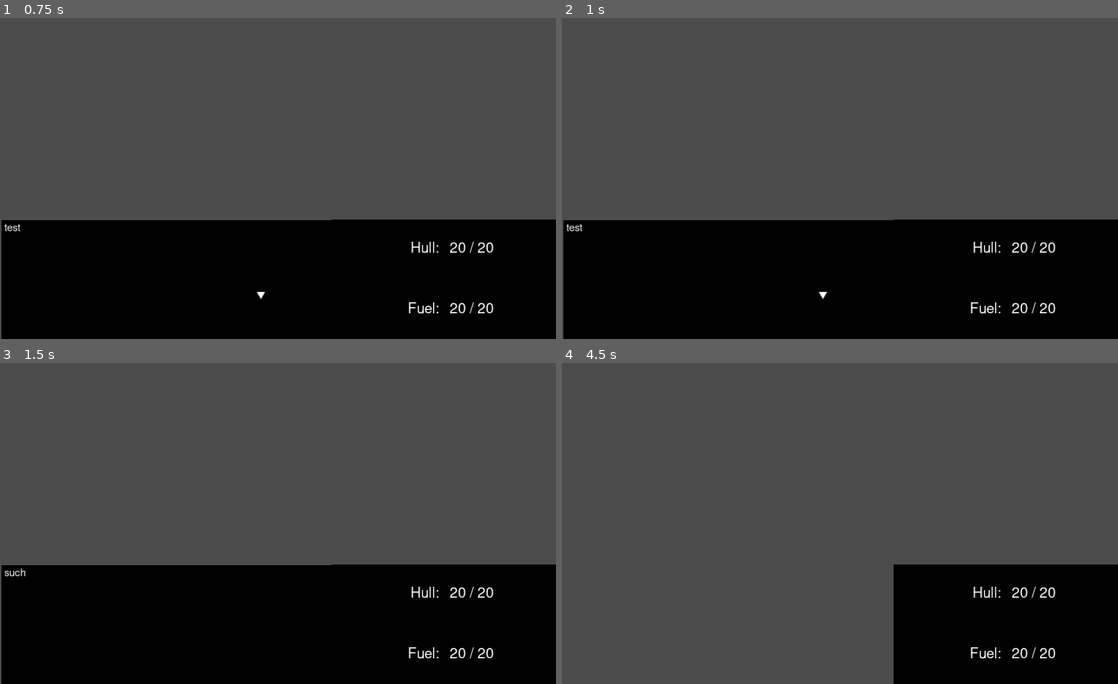
Above: before the commit, frames 1-4 (two rows, left to right).
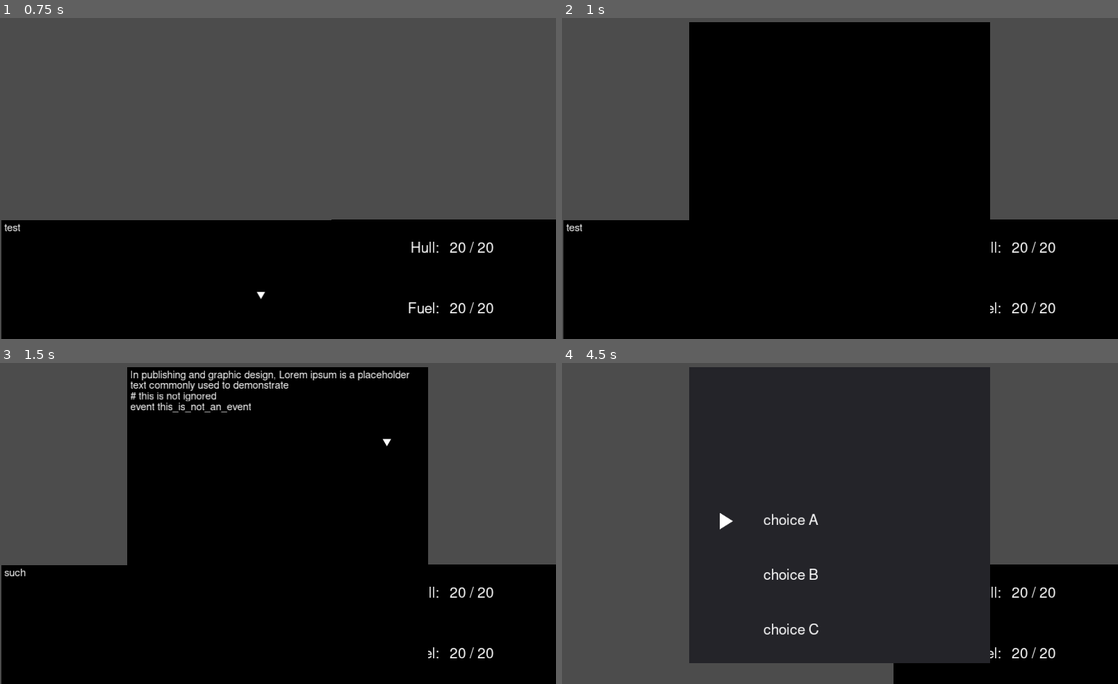
Above: after the commit, the same moments.

Repository: silverweed/ggj20
Game: Godot game, scene res://levels/Level.tscn
The game is run twice, just before and just after one commit, with the same random seed, the same clock (stepped at 60 frames per second) and the same inputs.
Inputs (mouse positions are in pixels of both pictures, inside the frame that each line leads up to):
- Up to frame 1 (0.75 s): hold Up (ui_up) from 0.53 s (still down); hold Z (advance_text) from 0.53 s (still down)
- Up to frame 2 (1 s): keep holding Up (ui_up); keep holding Z (advance_text)
- Up to frame 3 (1.5 s): release Up (ui_up) at 1.28 s; release Z (advance_text) at 1.28 s; hold Down (ui_down) from 1.28 s (still down); tap Z (advance_text) at 1.35 s
- Up to frame 4 (4.5 s): release Down (ui_down) at 2 s; click (873, 639) at 2 s, where only the run before the commit has a clickable "OK, COOL STORY BRO"; tap Enter at 2.75 s; hold Z (advance_text) 2.78-3.53 s; hold Up (ui_up) 2.78-4.28 s; tap Z (advance_text) at 3.6 s; hold Down (ui_down) from 4.28 s (still down); hold Z (advance_text) from 4.28 s (still down)

Frame 1 is identical in both runs. In frame 2, 33% of the frame differs, in the area x 22-77%, y 1-93%; in frame 3, 33%; in frame 4, 50%, in the area x 22-77%, y 1-94%.

Commit message:
add choices ui

Diff:
--- a/GameManager.gd
+++ b/GameManager.gd
@@ -3,13 +3,18 @@
 var gameover_processed = false
 var time = 0.0
 var fuffa = false
+var event_ui: EventUI
 
 onready var globals = $"/root/Globals"
 
+
 func _ready():
 	globals.events.load_events("events.txt")
-	EventParser.compute_chance_expr("3 + hull*2-3*fuel", Globals.stats_cur)
-	EventParser.compute_chance_expr("10*5", Globals.stats_cur)
+	var event_uis = get_tree().get_nodes_in_group("event_ui")
+	if len(event_uis) > 0:
+		event_ui = event_uis[0]
+		if event_ui != null:
+			event_ui.connect("choice_selected", self, "on_event_choice_selected")
 
 
 func _process(delta):
@@ -20,7 +25,11 @@
 		return
 
 	time += delta
-	if time > 2.0 and !fuffa:
+	if time > 1.0 and !fuffa:
 		fuffa = true
 		# FIXME TODO MADAFFACCA
 		globals.run_event("the_dragon_attacks")
+
+
+func on_event_choice_selected(event: EventTypes.Event, n_choice: int):
+	print("selected ", n_choice)
--- a/Globals.gd
+++ b/Globals.gd
@@ -2,6 +2,7 @@
 
 signal stat_changed(name, new_value)
 signal event_started(event)
+signal event_choice_selected(event, n_choice)
 
 const HULL_MAX = 20
 const FUEL_MAX = 20
--- a/events/EventParser.gd
+++ b/events/EventParser.gd
@@ -91,6 +91,7 @@
 	return events
 
 
+
 # stats: { String => int }
 # returns: a number obtained by parsing the expression, which represents
 # a 100-based percentage
@@ -213,6 +214,17 @@
 
 static func parse_val(token: Token, stats) -> float:
 	if token.type == Token_Type.Ident:
+		var splitters = [">=",">","<=","<"]
+		for splitter in splitters:
+			var left_right = token.value.split(splitter)
+			if len(left_right) == 1: continue
+			var actual_ident = left_right[0]
+			var num = float(left_right[1])
+			match splitter:
+				">": return float(stats[actual_ident] > num)
+				">=": return float(stats[actual_ident] >= num)
+				"<": return float(stats[actual_ident] < num)
+				"<=": return float(stats[actual_ident] <= num)
 		print("[note] ", token.value, " = ", stats[token.value])
 		return stats[token.value]
 	elif token.type == Token_Type.Num:
--- a/levels/Level.tscn
+++ b/levels/Level.tscn
@@ -16,7 +16,9 @@
 margin_right = 0.647095
 margin_bottom = 0.0622559
 
-[node name="EventUI" parent="CanvasLayer" instance=ExtResource( 3 )]
+[node name="EventUI" parent="CanvasLayer" groups=[
+"event_ui",
+] instance=ExtResource( 3 )]
 visible = false
 anchor_left = 0.23
 anchor_top = 0.026
--- a/project.godot
+++ b/project.godot
@@ -9,6 +9,11 @@
 config_version=4
 
 _global_script_classes=[ {
+"base": "VBoxContainer",
+"class": "ChoiceContainer",
+"language": "GDScript",
+"path": "res://ui/ChoicesContainer.gd"
+}, {
 "base": "Control",
 "class": "DialogBox",
 "language": "GDScript",
@@ -24,15 +29,22 @@
 "language": "GDScript",
 "path": "res://EventTypes.gd"
 }, {
+"base": "Control",
+"class": "EventUI",
+"language": "GDScript",
+"path": "res://ui/EventUI.gd"
+}, {
 "base": "Node",
 "class": "EventsDB",
 "language": "GDScript",
 "path": "res://events/EventsDB.gd"
 } ]
 _global_script_class_icons={
+"ChoiceContainer": "",
 "DialogBox": "",
 "EventParser": "",
 "EventTypes": "",
+"EventUI": "",
 "EventsDB": ""
 }
 
--- /dev/null
+++ b/ui/ChoiceLabel.gd
@@ -0,0 +1,21 @@
+extends HBoxContainer
+
+var selected = false setget set_selected
+var text setget set_text, get_text
+
+func _ready():
+	selected = false
+	$AnimationPlayer.play("Deselected")
+
+
+func set_selected(s: bool):
+	selected = s
+	$AnimationPlayer.play("Selected" if selected else "Deselected")
+
+
+func set_text(t: String):
+	$Label.text = t
+
+
+func get_text() -> String:
+	return $Label.text
--- /dev/null
+++ b/ui/ChoiceLabel.tscn
@@ -0,0 +1,83 @@
+[gd_scene load_steps=6 format=2]
+
+[ext_resource path="res://ui/LabelFont.tres" type="DynamicFont" id=1]
+[ext_resource path="res://ui/dialogs/img/triangle_point_right.png" type="Texture" id=2]
+[ext_resource path="res://ui/ChoiceLabel.gd" type="Script" id=3]
+
+[sub_resource type="Animation" id=2]
+resource_name = "Deselected"
+loop = true
+tracks/0/type = "value"
+tracks/0/path = NodePath("SelectedImg:rect_scale")
+tracks/0/interp = 1
+tracks/0/loop_wrap = true
+tracks/0/imported = false
+tracks/0/enabled = true
+tracks/0/keys = {
+"times": PoolRealArray( 0 ),
+"transitions": PoolRealArray( 1 ),
+"update": 0,
+"values": [ Vector2( 1, 1e-05 ) ]
+}
+
+[sub_resource type="Animation" id=1]
+resource_name = "Selected"
+loop = true
+tracks/0/type = "value"
+tracks/0/path = NodePath("SelectedImg:rect_position")
+tracks/0/interp = 0
+tracks/0/loop_wrap = true
+tracks/0/imported = false
+tracks/0/enabled = true
+tracks/0/keys = {
+"times": PoolRealArray( 0, 0.5 ),
+"transitions": PoolRealArray( 1, 1 ),
+"update": 0,
+"values": [ Vector2( 0, 0 ), Vector2( 25, 0 ) ]
+}
+tracks/1/type = "value"
+tracks/1/path = NodePath("SelectedImg:rect_scale")
+tracks/1/interp = 1
+tracks/1/loop_wrap = true
+tracks/1/imported = false
+tracks/1/enabled = true
+tracks/1/keys = {
+"times": PoolRealArray( 0 ),
+"transitions": PoolRealArray( 1 ),
+"update": 0,
+"values": [ Vector2( 1, 1 ) ]
+}
+
+[node name="ChoiceLabel" type="HBoxContainer"]
+anchor_right = 1.0
+anchor_bottom = 1.0
+size_flags_vertical = 3
+custom_constants/separation = 50
+script = ExtResource( 3 )
+__meta__ = {
+"_edit_use_anchors_": false
+}
+
+[node name="SelectedImg" type="TextureRect" parent="."]
+margin_right = 88.0
+margin_bottom = 600.0
+size_flags_horizontal = 3
+size_flags_stretch_ratio = 0.1
+texture = ExtResource( 2 )
+expand = true
+stretch_mode = 4
+
+[node name="Label" type="Label" parent="."]
+margin_left = 138.0
+margin_right = 1024.0
+margin_bottom = 600.0
+size_flags_horizontal = 3
+size_flags_vertical = 3
+custom_fonts/font = ExtResource( 1 )
+text = "A BEAUTIFUL CHOICE INDEED"
+valign = 1
+
+[node name="AnimationPlayer" type="AnimationPlayer" parent="."]
+playback_speed = 1.2
+anims/Deselected = SubResource( 2 )
+anims/Selected = SubResource( 1 )
--- /dev/null
+++ b/ui/ChoicesContainer.gd
@@ -0,0 +1,54 @@
+class_name ChoiceContainer
+extends VBoxContainer
+
+const ENABLE_INPUT_AFTER_SECS = 0.1
+
+signal choice_selected(n)
+
+onready var choice_labels = [
+	$Choice1,
+	$Choice2,
+	$Choice3,
+	$Choice4
+]
+
+var displayed: int = 0
+var selected: int = 0 setget set_selected
+
+
+func _ready():
+	set_process_input(false)
+	$EnableInputTimer.wait_time = ENABLE_INPUT_AFTER_SECS
+
+
+# choices: [String]
+func show_choices(choices):
+
+	$EnableInputTimer.connect("timeout", self, "set_process_input", [true], CONNECT_ONESHOT)
+	$EnableInputTimer.start()
+
+	displayed = min(4, len(choices))
+	for i in range(0, displayed):
+		choice_labels[i].text = choices[i]
+		choice_labels[i].show()
+
+	self.selected = 0
+
+
+func set_selected(s: int):
+	choice_labels[selected].selected = false
+	selected = s
+	choice_labels[s].selected = true
+
+
+func _input(event):
+	if event.is_action_pressed("ui_down"):
+		self.selected = (selected + 1) % displayed
+
+	elif event.is_action_pressed("ui_up"):
+		self.selected = (selected - 1 + displayed) % displayed
+
+	elif event.is_action_pressed("advance_text"):
+		emit_signal("choice_selected", selected)
+		get_parent().hide()
+		set_process_input(false)
--- /dev/null
+++ b/ui/ChoicesContainer.tscn
@@ -0,0 +1,43 @@
+[gd_scene load_steps=3 format=2]
+
+[ext_resource path="res://ui/ChoicesContainer.gd" type="Script" id=2]
+[ext_resource path="res://ui/ChoiceLabel.tscn" type="PackedScene" id=3]
+
+[node name="ChoicesContainer" type="VBoxContainer"]
+anchor_right = 1.0
+anchor_bottom = 1.0
+script = ExtResource( 2 )
+__meta__ = {
+"_edit_use_anchors_": false
+}
+
+[node name="Choice1" parent="." instance=ExtResource( 3 )]
+visible = false
+anchor_right = 0.0
+anchor_bottom = 0.0
+margin_right = 1024.0
+margin_bottom = 600.0
+
+[node name="Choice2" parent="." instance=ExtResource( 3 )]
+visible = false
+anchor_right = 0.0
+anchor_bottom = 0.0
+margin_right = 1024.0
+margin_bottom = 600.0
+
+[node name="Choice3" parent="." instance=ExtResource( 3 )]
+visible = false
+anchor_right = 0.0
+anchor_bottom = 0.0
+margin_right = 1024.0
+margin_bottom = 600.0
+
+[node name="Choice4" parent="." instance=ExtResource( 3 )]
+visible = false
+anchor_right = 0.0
+anchor_bottom = 0.0
+margin_right = 1024.0
+margin_bottom = 600.0
+
+[node name="EnableInputTimer" type="Timer" parent="."]
+[connection signal="visibility_changed" from="." to="." method="_on_ChoicesContainer_visibility_changed"]
--- a/ui/EventUI.gd
+++ b/ui/EventUI.gd
@@ -1,16 +1,19 @@
+class_name EventUI
 extends Control
 
+signal choice_selected(event, n_choice)
+
 var event_description: String
+var cur_event: EventTypes.Event
 
-onready var description = $Panel/DialogBox
+onready var description: DialogBox = $Panel/DialogBox
+onready var choices: ChoiceContainer = $Panel/ChoicesContainer
 
 
 func _ready():
 	$"/root/Globals".connect("event_started", self, "on_event_started")
-
-
-func _on_Button_pressed():
-	hide()
+	description.connect("all_displayed", self, "on_all_displayed")
+	choices.connect("choice_selected", self, "on_choice_selected")
 
 
 func _on_EventUI_visibility_changed():
@@ -18,5 +21,14 @@
 
 
 func on_event_started(event: EventTypes.Event):
+	cur_event = event
 	event_description = event.description
 	show()
+
+
+func on_all_displayed():
+	choices.show_choices(["choice A", "choice B", "choice C"])
+
+
+func on_choice_selected(n: int):
+	emit_signal("choice_selected", cur_event, n)
--- a/ui/EventUI.tscn
+++ b/ui/EventUI.tscn
@@ -1,7 +1,7 @@
 [gd_scene load_steps=4 format=2]
 
 [ext_resource path="res://ui/EventUI.gd" type="Script" id=1]
-[ext_resource path="res://ui/LabelFont.tres" type="DynamicFont" id=2]
+[ext_resource path="res://ui/ChoicesContainer.tscn" type="PackedScene" id=2]
 [ext_resource path="res://ui/dialogs/DialogBox.tscn" type="PackedScene" id=3]
 
 [node name="EventUI" type="Control"]
@@ -16,38 +16,17 @@
 anchor_right = 1.0
 anchor_bottom = 1.0
 
-[node name="EventDescription" type="RichTextLabel" parent="Panel"]
-anchor_left = 0.355
-anchor_top = 0.343
-anchor_right = 0.703
-anchor_bottom = 0.643
-margin_left = -10.8729
-margin_top = -1.27054
-margin_right = 4.77509
-margin_bottom = 12.7295
-custom_fonts/normal_font = ExtResource( 2 )
+[node name="ChoicesContainer" parent="Panel" instance=ExtResource( 2 )]
+anchor_top = 0.432
+anchor_right = 1.009
+margin_left = 50.0
+margin_top = -0.200012
+margin_right = -50.0
+margin_bottom = -10.0
 
 [node name="DialogBox" parent="Panel" instance=ExtResource( 3 )]
-anchor_right = 1.012
-anchor_bottom = 0.827
-margin_left = 1.0
+margin_left = 0.0
 margin_top = 0.0
-margin_right = -11.2881
-margin_bottom = -0.200012
-
-[node name="Button" type="Button" parent="Panel"]
-anchor_left = 0.345
-anchor_top = 0.889
-anchor_right = 0.658
-anchor_bottom = 0.947
-margin_left = 0.0187378
-margin_top = -0.216431
-margin_right = 0.506714
-margin_bottom = -0.0164185
-custom_fonts/font = ExtResource( 2 )
-text = "OK, COOL STORY BRO"
-__meta__ = {
-"_edit_use_anchors_": false
-}
+margin_right = 0.0
+margin_bottom = 0.0
 [connection signal="visibility_changed" from="." to="." method="_on_EventUI_visibility_changed"]
-[connection signal="pressed" from="Panel/Button" to="." method="_on_Button_pressed"]
--- a/ui/dialogs/DialogBox.tscn
+++ b/ui/dialogs/DialogBox.tscn
@@ -36,6 +36,9 @@
 anchor_right = 1.0
 anchor_bottom = 1.0
 theme = ExtResource( 2 )
+__meta__ = {
+"_edit_use_anchors_": false
+}
 
 [node name="RichTextLabel" type="RichTextLabel" parent="Panel"]
 anchor_right = 1.0
Not shown, changed: events.txt
Binary file added: ui/dialogs/img/triangle_point_right.png
Not shown, added: ui/dialogs/img/triangle_point_right.png.import
Binary file changed: ui/dialogs/img/triangle_reversed.png
